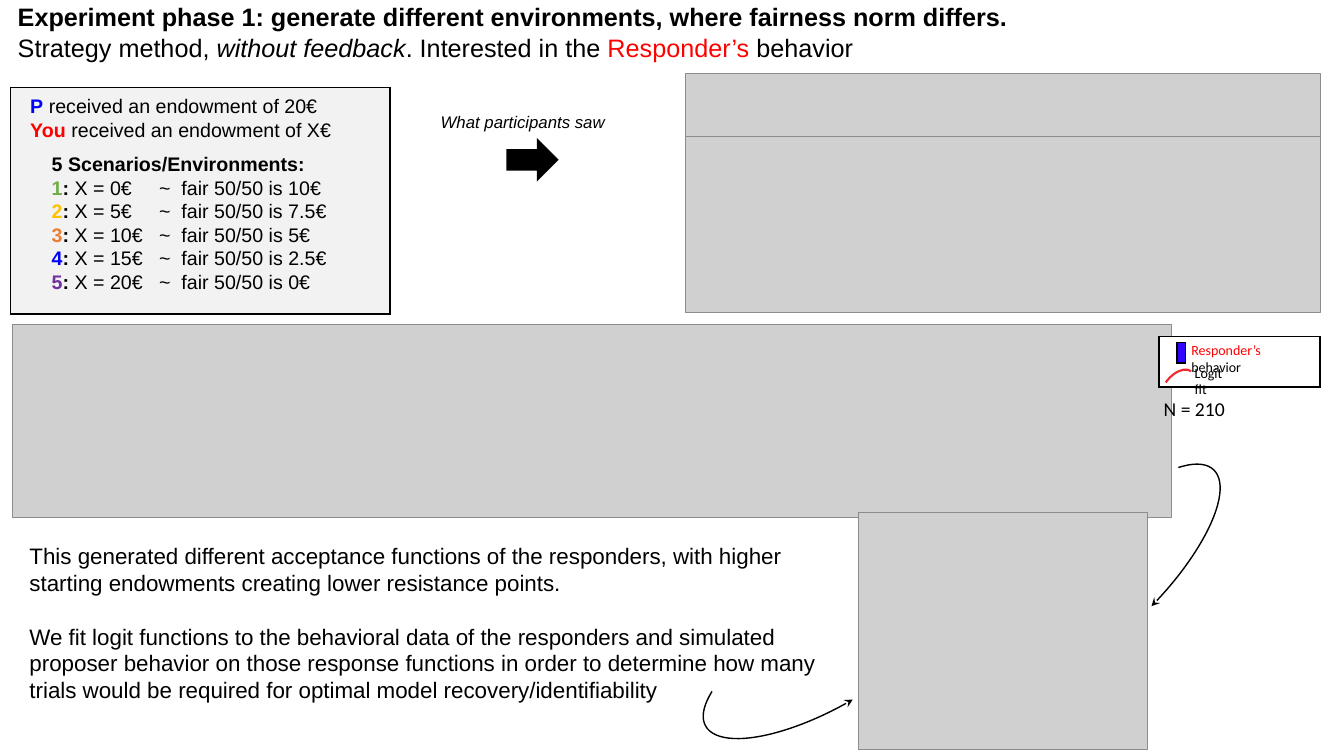
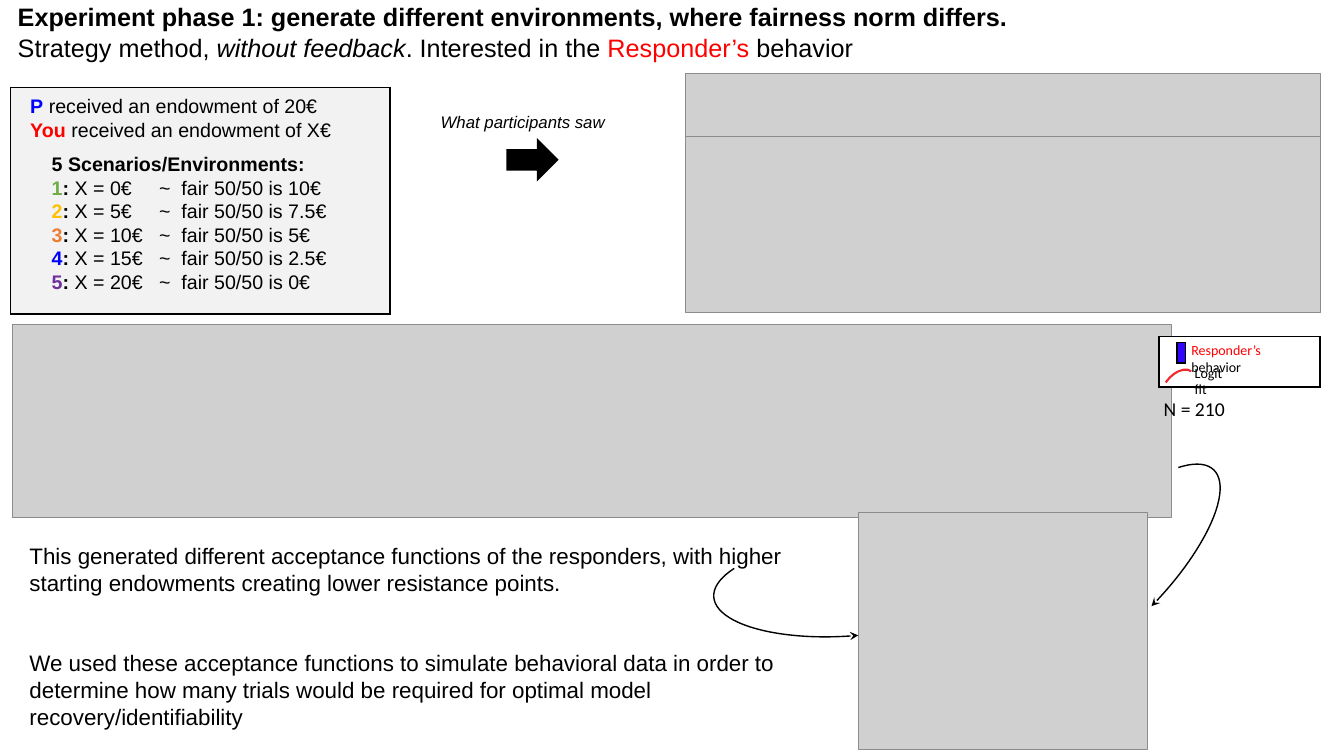
Before and after one commit to michaelrojekgiffin/RL, a slide deck: slide 12 of reports/Design_presentation_2017_10_27.pptx (slide 11 before the commit). Drawn at 1344x756 pixels with LibreOffice and Linux fonts; fonts in the diff are those of the drawing; grey boxes stand for pictures. Boxes give left, top, right and bottom in pixels: in the first picture for what was removed or moved away, otherwise in the second. Text is boxed around its words. In the diff, an @@ line names an element or a change of style, - is before the commit and + after.

```diff
--- a/reports/Design_presentation_2017_10_27.pptx
+++ b/reports/Design_presentation_2017_10_27.pptx
@@ arc (boxed as its full ellipse) at [711, 528, 988, 646]: rotation 60 to 85 degrees @@
@@ text at [29, 654, 774, 730]: text changed @@
-We fit logit functions to the behavioral data of the responders and simulated proposer behavior on those response functions in order to determine how many trials would be required for optimal model recovery/identifiability
+We used these acceptance functions to simulate behavioral data in order to determine how many trials would be required for optimal model recovery/identifiability
```
Also in this commit, not shown: 5 other slides changed, 4 slides added, 4 slides removed, 4 other files.
